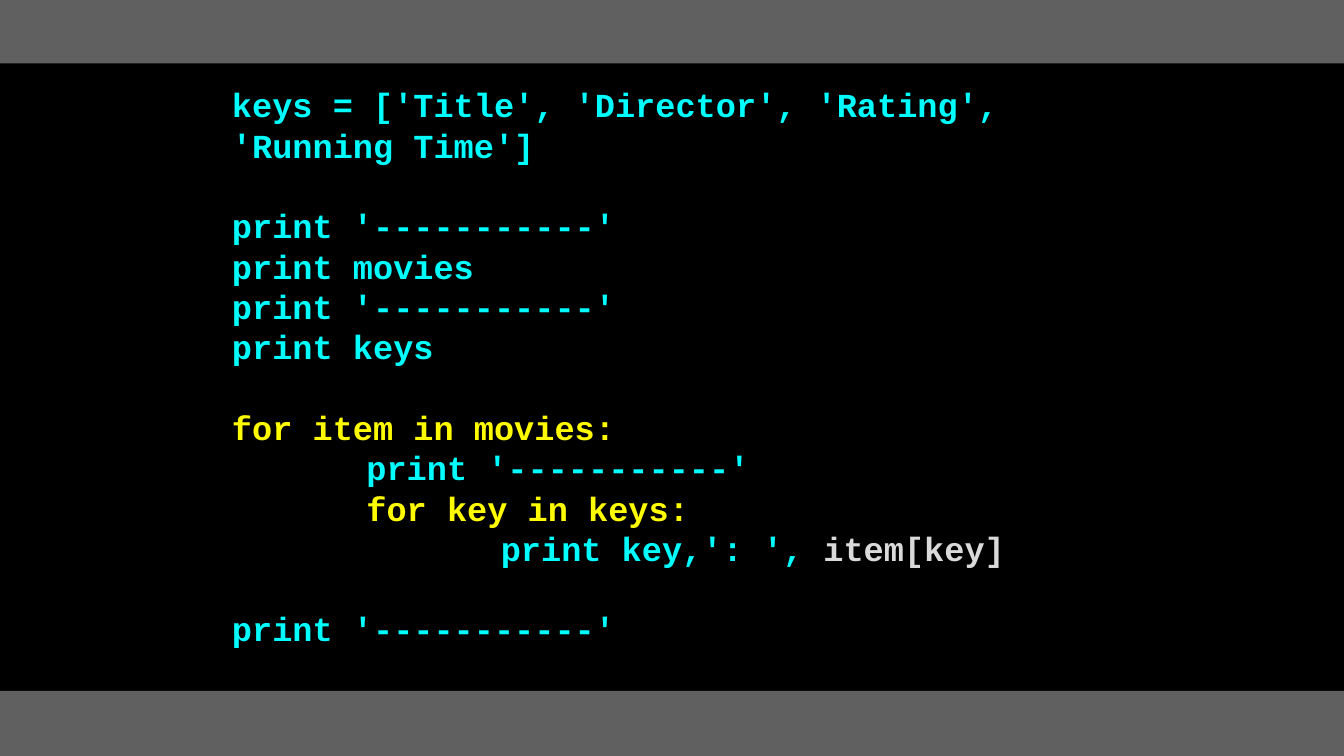
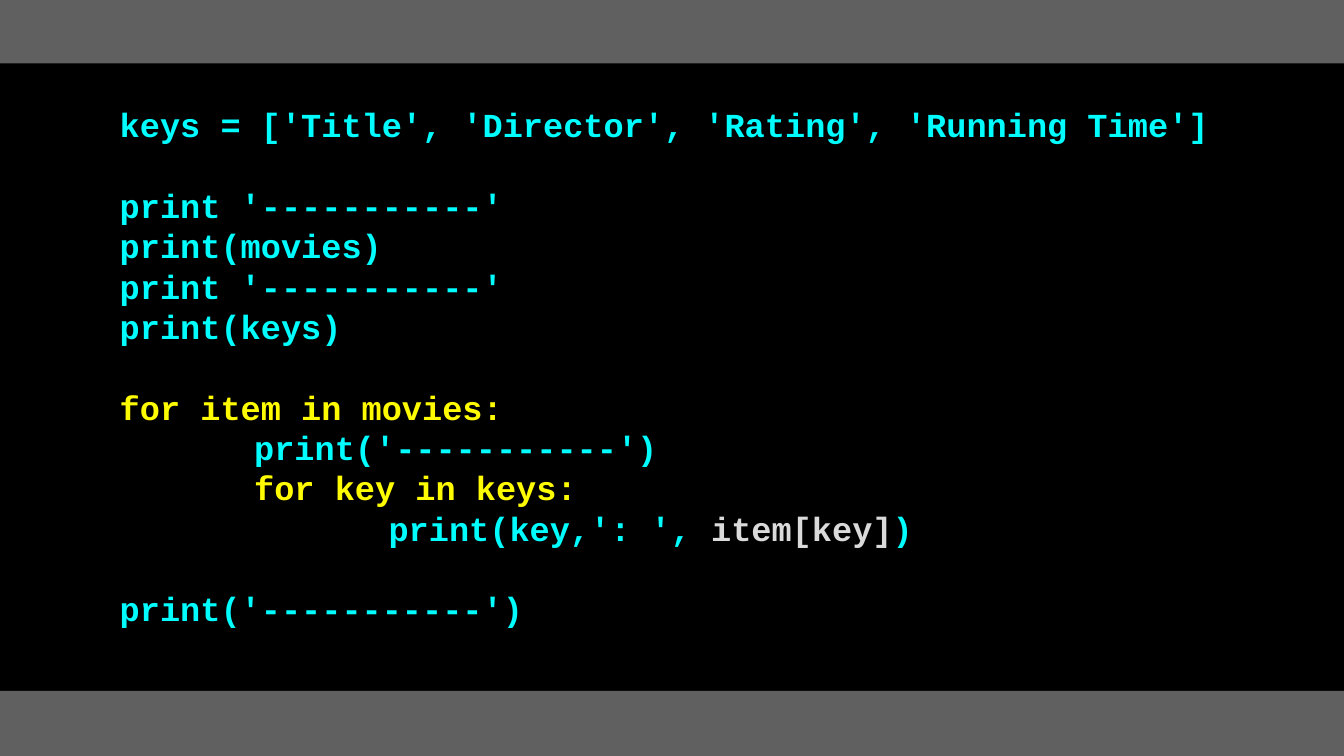
Before and after one commit to csev/py4e, a slide deck: slide 10 of lectures3/Pythonlearn-14-Objects.pptx. Drawn at 1344x756 pixels with LibreOffice and Linux fonts; fonts in the diff are those of the drawing. Boxes give left, top, right and bottom in pixels: in the first picture for what was removed or moved away, otherwise in the second. Text is boxed around its words. In the diff, an @@ line names an element or a change of style, - is before the commit and + after.

```diff
--- a/lectures3/Pythonlearn-14-Objects.pptx
+++ b/lectures3/Pythonlearn-14-Objects.pptx
@@ text "keys = ['Title', 'Director', 'Rating', ...": place and size @@
-text "keys = ['Title', 'Director', 'Rating', ..." at (232,93,1004,648)
+text "keys = ['Title', 'Director', 'Rating', ..." at (120,113,1208,628)
@@ text at (120,234,382,265): text changed @@
-print movies
+print(movies)
@@ text at (120,315,342,346): text changed @@
-print keys
+print(keys)
@@ text at (254,436,657,467): text changed @@
-print '-----------'
+print('-----------')
@@ text at (120,516,913,628): text changed @@
-print key,': ', item[key]
-print '-----------'
+print(key,': ', item[key])
+print('-----------')
```
Also in this commit, not shown: 39 other slides changed, 1 slide added.
